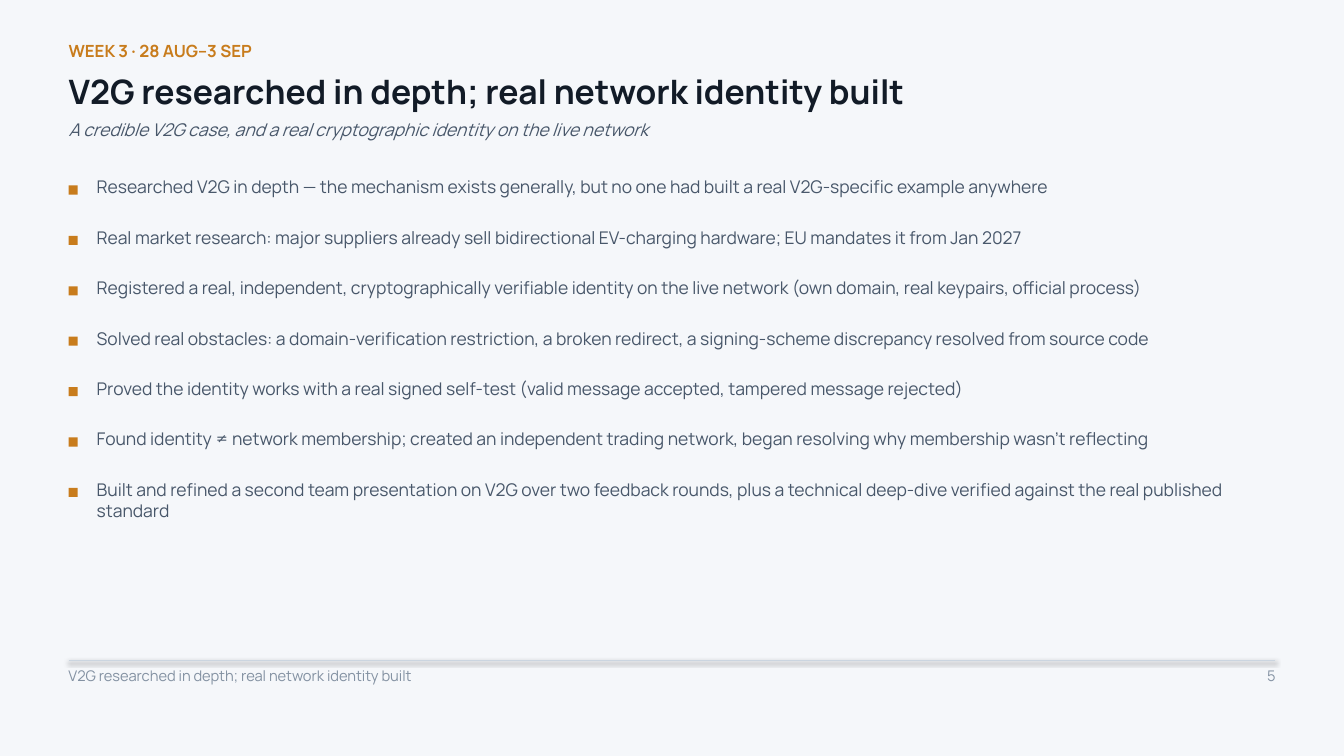
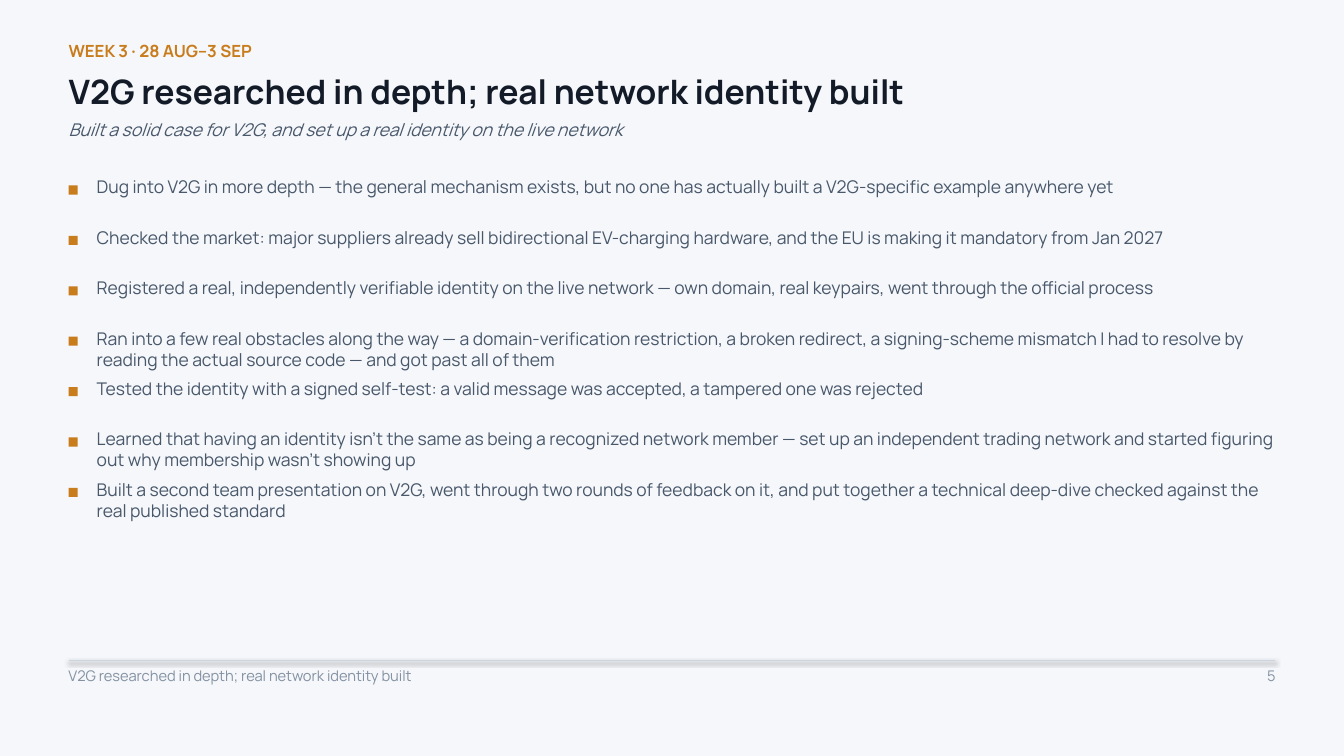
Before and after one commit to Sanjay-dev22/personal-deg, a slide deck: slide 5 of work-record/DEG-IES-Work-Record.pptx. Drawn at 1344x756 pixels with LibreOffice and Linux fonts; fonts in the diff are those of the drawing. Boxes give left, top, right and bottom in pixels: in the first picture for what was removed or moved away, otherwise in the second. Text is boxed around its words. In the diff, an @@ line names an element or a change of style, - is before the commit and + after.

```diff
--- a/work-record/DEG-IES-Work-Record.pptx
+++ b/work-record/DEG-IES-Work-Record.pptx
@@ text at bbox=[69, 123, 623, 140]: text changed @@
-A credible V2G case, and a real cryptographic identity on the live network
+Built a solid case for V2G, and set up a real identity on the live network
@@ text at bbox=[97, 180, 1113, 198]: text changed @@
-Researched V2G in depth — the mechanism exists generally, but no one had built a real V2G-specific example anywhere
+Dug into V2G in more depth — the general mechanism exists, but no one has actually built a V2G-specific example anywhere yet
@@ text at bbox=[97, 231, 1163, 249]: text changed @@
-Real market research: major suppliers already sell bidirectional EV-charging hardware; EU mandates it from Jan 2027
+Checked the market: major suppliers already sell bidirectional EV-charging hardware, and the EU is making it mandatory from Jan 2027
@@ text at bbox=[97, 281, 1153, 299]: text changed @@
-Registered a real, independent, cryptographically verifiable identity on the live network (own domain, real keypairs, official process)
+Registered a real, independently verifiable identity on the live network — own domain, real keypairs, went through the official process
@@ text at bbox=[97, 332, 1244, 371]: text changed @@
-Solved real obstacles: a domain-verification restriction, a broken redirect, a signing-scheme discrepancy resolved from source code
+Ran into a few real obstacles along the way — a domain-verification restriction, a broken redirect, a signing-scheme mismatch I had to resolve by reading the actual source code — and got past all of them
@@ text at bbox=[97, 382, 923, 400]: text changed @@
-Proved the identity works with a real signed self-test (valid message accepted, tampered message rejected)
+Tested the identity with a signed self-test: a valid message was accepted, a tampered one was rejected
@@ text at bbox=[97, 432, 1273, 471]: text changed @@
-Found identity ≠ network membership; created an independent trading network, began resolving why membership wasn't reflecting
+Learned that having an identity isn't the same as being a recognized network member — set up an independent trading network and started figuring out why membership wasn't showing up
@@ text at bbox=[97, 483, 1259, 521]: text changed @@
-Built and refined a second team presentation on V2G over two feedback rounds, plus a technical deep-dive verified against the real published standard
+Built a second team presentation on V2G, went through two rounds of feedback on it, and put together a technical deep-dive checked against the real published standard
```
Also in this commit, not shown: 13 other slides changed.
